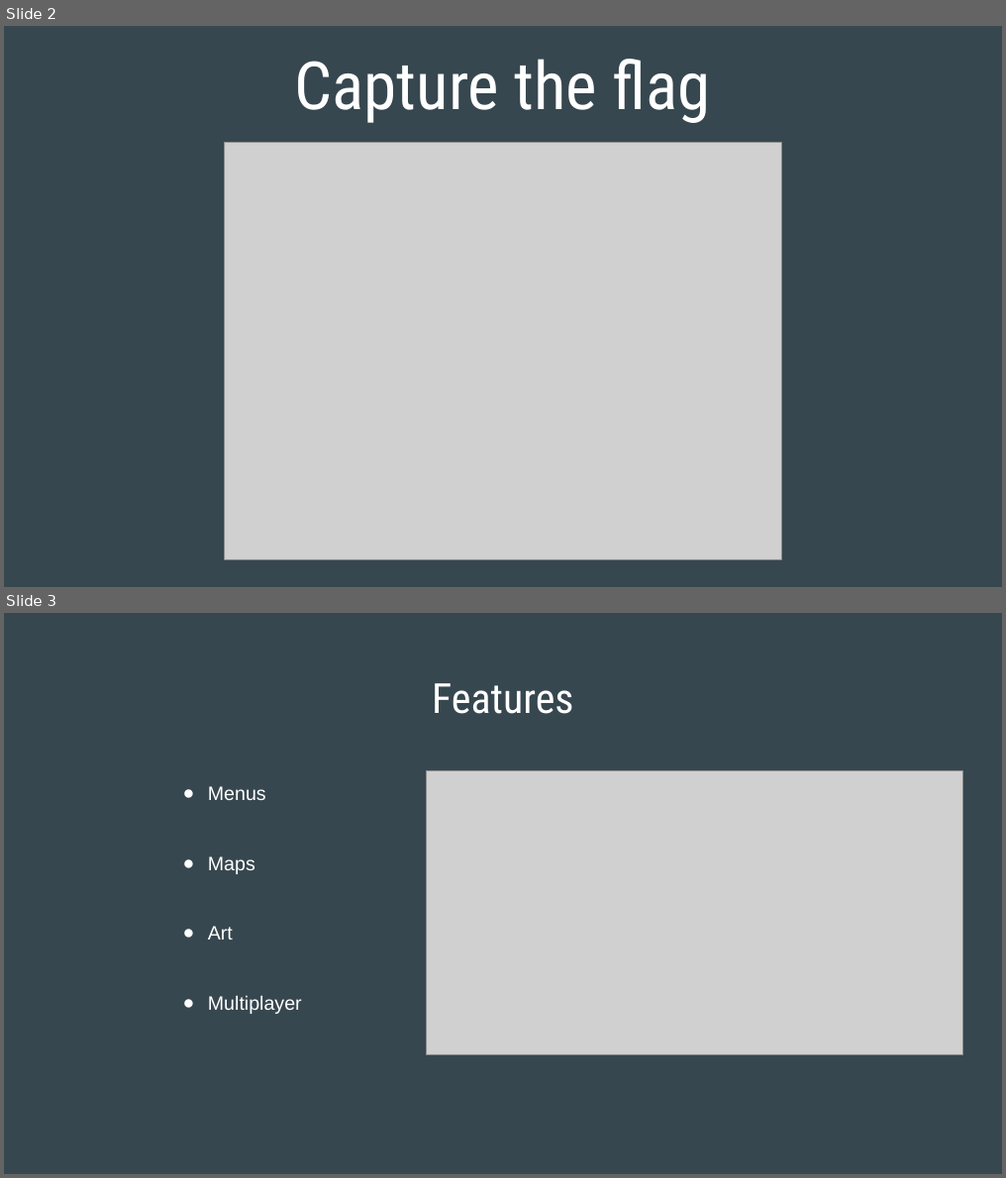
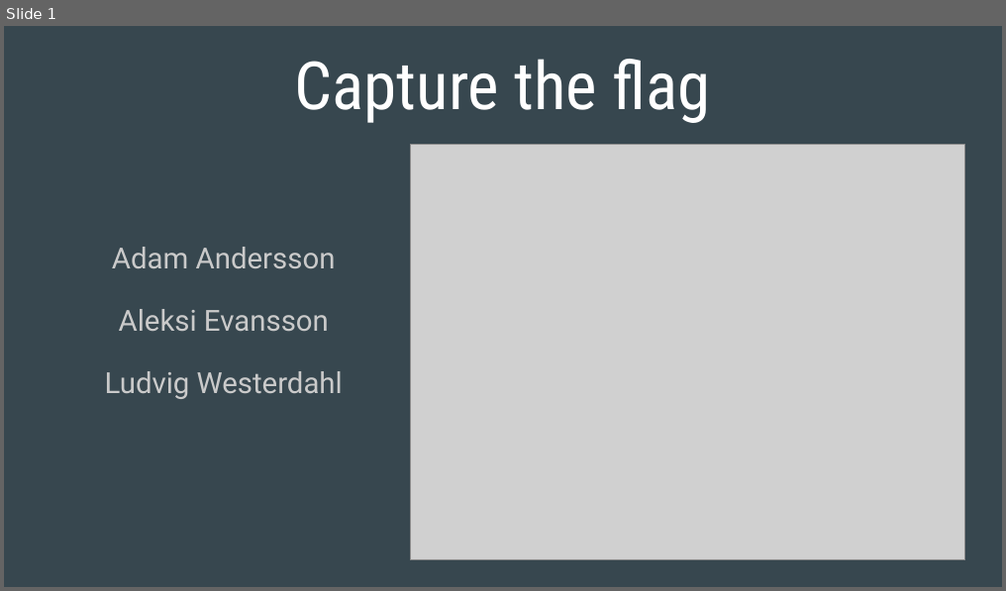
Before and after one commit to allerulez/ctf, a slide deck: TDDD63 - Perspective in Computer Science and Computer Engineering.pptx. Shown one above the other, each under a label of ours: slides 2 and 3 before the commit, slide 1 after it. The pictures are 1006x1178 and 1006x591 pixels, drawn with LibreOffice and Linux fonts; fonts in the diff are those of the drawing; grey boxes stand for pictures. Boxes give left, top, right and bottom in pixels: in the first picture for what was removed or moved away, otherwise in the second. Text is boxed around its words. In the diff, an @@ line names an element or a change of style, - is before the commit and + after.

```diff
--- a/TDDD63 - Perspective in Computer Science and Computer Engineering.pptx
+++ b/TDDD63 - Perspective in Computer Science and Computer Engineering.pptx
@@ slide 3 removed at [4,613,1002,1174], background #37474F @@
@@ title removed at [432,683,573,714] @@
-Features
@@ text removed at [208,786,302,1014] @@
-● Menus
-● Maps
-● Art
-● Multiplayer
@@ picture removed at [426,771,963,1056] @@
@@ what was slide 2 is now slide 1 @@
@@ slide 1 changed as well @@
@@ picture: place and size @@
-picture at [225,143,781,561]
+picture at [410,145,965,561]
@@ text added at [105,247,343,399], 21 pt, text #CACACA @@
+Adam Andersson
+Aleksi Evansson
+Ludvig Westerdahl
```
Also in this commit, not shown: 1 other slide changed, 3 slides added, 2 other slides removed, 2 other files.
